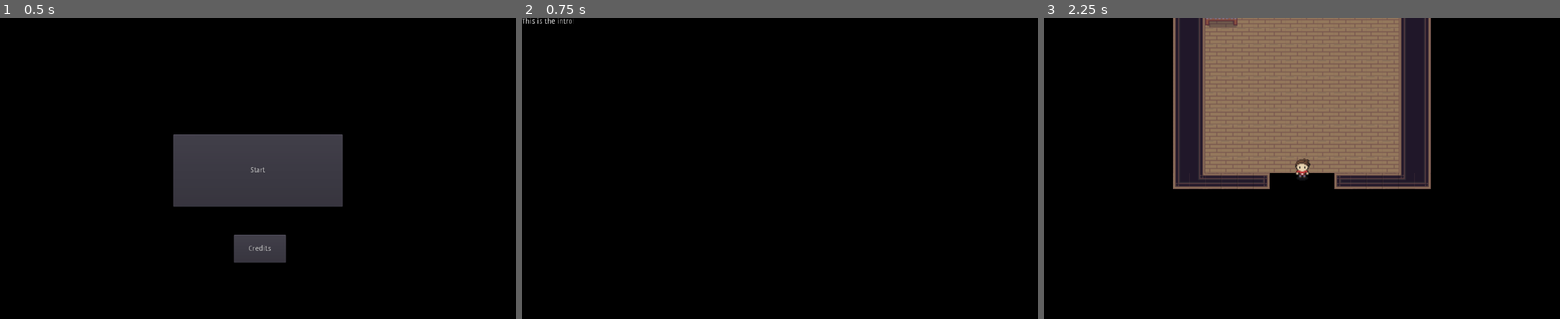
Above: before the commit, frames 1-3 (left to right).
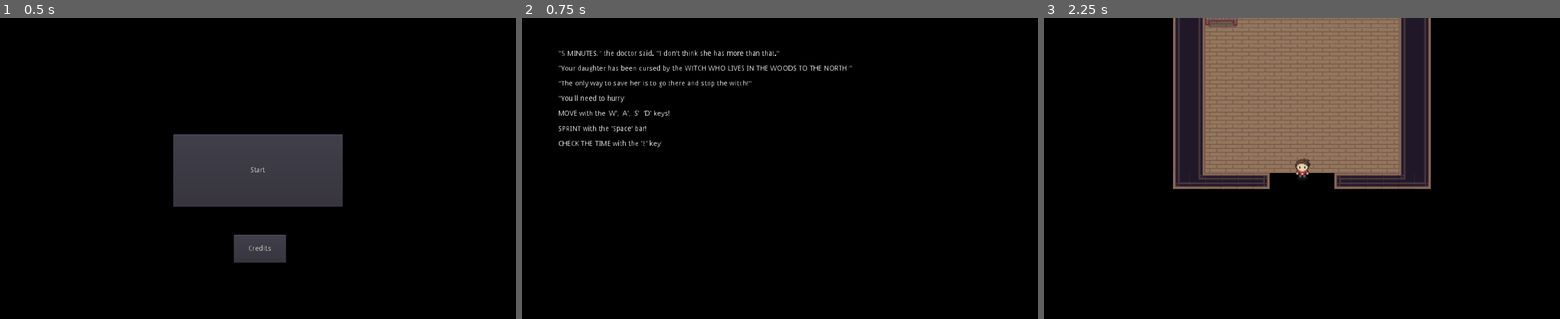
Above: after the commit, the same moments.

Repository: HaywardMorihara/2021AprGameJam
Game: Godot game, scene res://menu/MainMenu.tscn
Same seed, same stepped clock (60 frames per second), same inputs: the game is played once before the commit and once after it.
Inputs (mouse positions are in pixels of both pictures, inside the frame that each line leads up to):
- Up to frame 1 (0.5 s): no input
- Up to frame 2 (0.75 s): click "Start" at 0.5 s
- Up to frame 3 (2.25 s): tap Enter at 1.25 s; move the mouse to (1415, 153) at 1.27 s; hold D (right) 1.28-2.03 s; tap E (check_watch) at 1.35 s; tap Space (sprint) at 2 s; move the mouse to (1198, 183) at 2.02 s; hold S (down) from 2.03 s (still down); click (1198, 183) at 2.1 s

Frame 1 is identical in both runs. In frame 2, 1.7% of the frame differs, in the area x 0-64%, y 0-43%; in frame 3, nothing differs.

Commit message:
Draft 1 of the intro cutscene

Diff:
--- a/cutscene/Cutscene.tscn
+++ b/cutscene/Cutscene.tscn
@@ -13,7 +13,11 @@
 [node name="RichTextLabel" type="RichTextLabel" parent="."]
 anchor_right = 1.0
 anchor_bottom = 1.0
-text = "Left-click to proceed"
+margin_left = 72.0
+margin_top = 64.0
+margin_right = -64.0
+margin_bottom = -64.0
+text = "Place-holder text"
 __meta__ = {
 "_edit_use_anchors_": false
 }
--- a/cutscene/IntroCutscene.tscn
+++ b/cutscene/IntroCutscene.tscn
@@ -8,4 +8,16 @@
 next_scene = "res://house/PlayerInteriorHouse.tscn"
 
 [node name="RichTextLabel" parent="." index="0"]
-text = "This is the intro!"
+text = "\"5 MINUTES,\" the doctor said. \"I don't think she has more than that.\"
+
+\"Your daughter has been cursed by the WITCH WHO LIVES IN THE WOODS TO THE NORTH!\"
+
+\"The only way to save her is to go there and stop the witch!\"
+
+\"You'll need to hurry!
+
+MOVE with the 'W', 'A', 'S', 'D' keys!
+
+SPRINT with the 'Space' bar!
+
+CHECK THE TIME with the 'E' key!"
